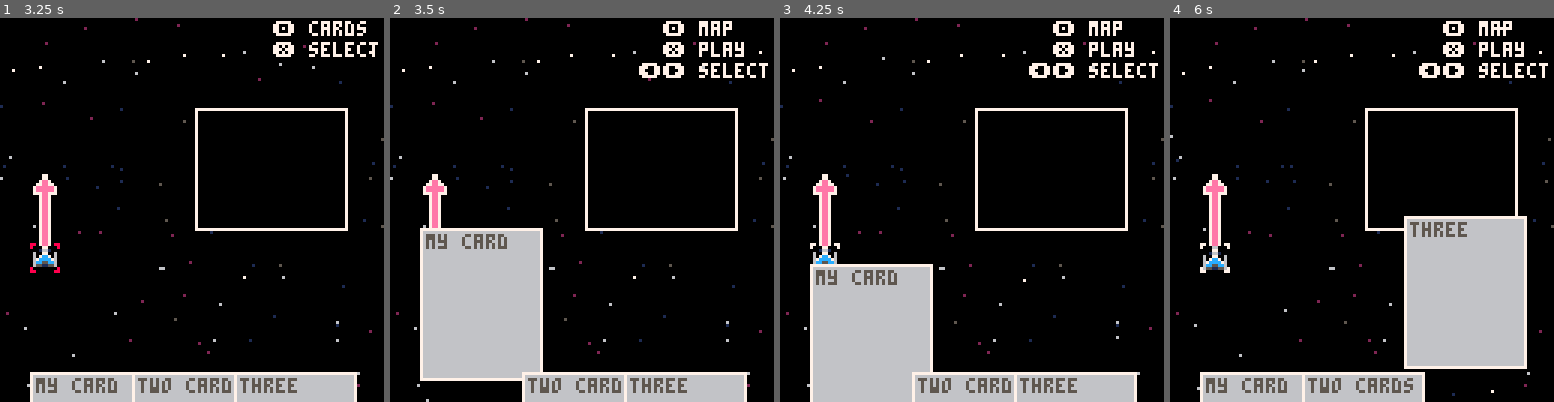
Above: before the commit, frames 1-4 (left to right).
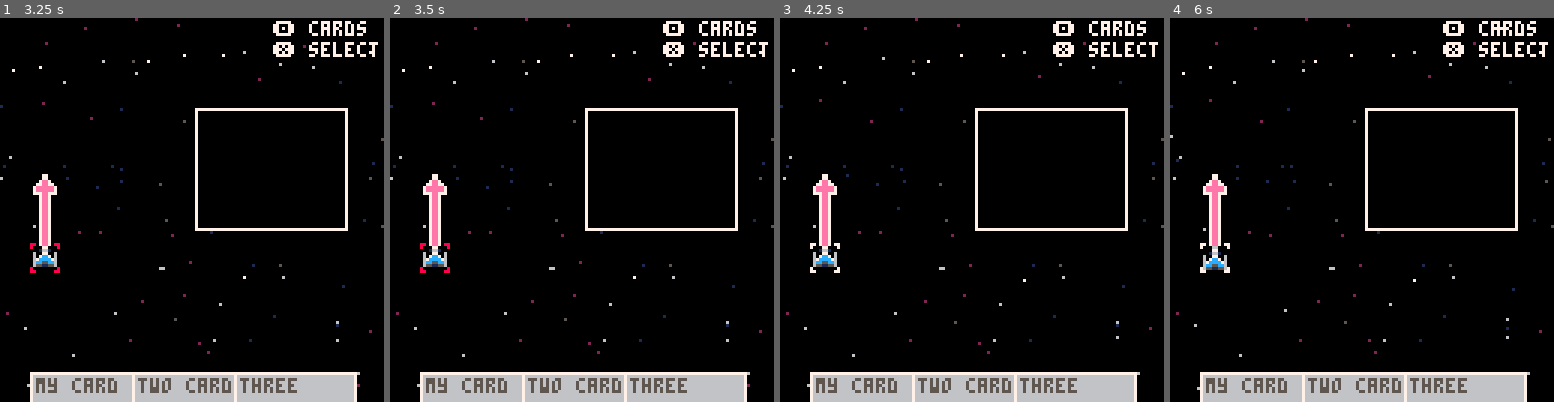
Above: after the commit, the same moments.

Repository: karjona/ondatra
Game: PICO-8 cartridge ondatra.p8
The game is run twice, just before and just after one commit, with the same random seed, the same clock (stepped at 60 frames per second) and the same inputs.
Inputs:
- Up to frame 1 (3.25 s): tap X (X key) at 0.33, 1.07, 1.85, 2.97 s; tap O (Z key) at 0.7, 1.7, 2.1, 2.5, 2.9 s; hold Right 1.6-2.1 s; hold Right 2.47-3.03 s; hold Left from 3.08 s (still down)
- Up to frame 2 (3.5 s): keep holding Left; tap O (Z key) at 3.3 s
- Up to frame 3 (4.25 s): release Left at 3.58 s; hold Down 3.63-3.97 s; tap O (Z key) at 3.7, 4.1 s; hold Right from 4.02 s (still down); tap X (X key) at 4.08 s
- Up to frame 4 (6 s): tap O (Z key) every 0.4 s from 4.5 to 5.7 s; release Right at 4.68 s; hold Left 5.08-5.68 s; tap X (X key) at 5.2 s; hold Down from 5.73 s (still down)

Frame 1 is identical in both runs. In frame 2, 15% of the frame differs, in the area x 7-99%, y 0-100%; in frame 3, 11%; in frame 4, 16%, in the area x 60-99%, y 0-100%.

Commit message:
Don't allow selecting cards if selecting moves

Diff:
--- a/src/scenes/battle.lua
+++ b/src/scenes/battle.lua
@@ -12,7 +12,7 @@
     -- no radio messages in queue
     if viewing_cards == false then
       -- map view
-      if btnp(🅾️) then
+      if btnp(🅾️) and selecting_move == false then
         sfx(0)
         viewing_cards = true
       end
